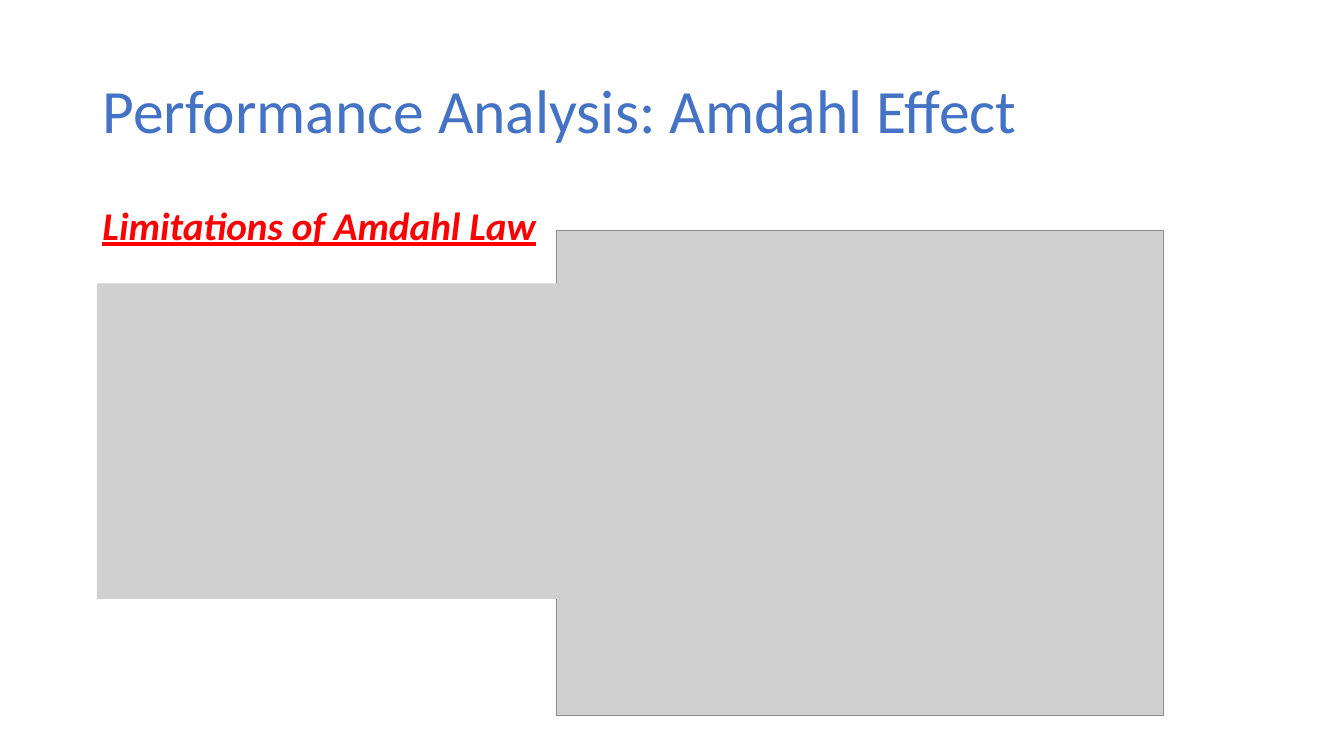
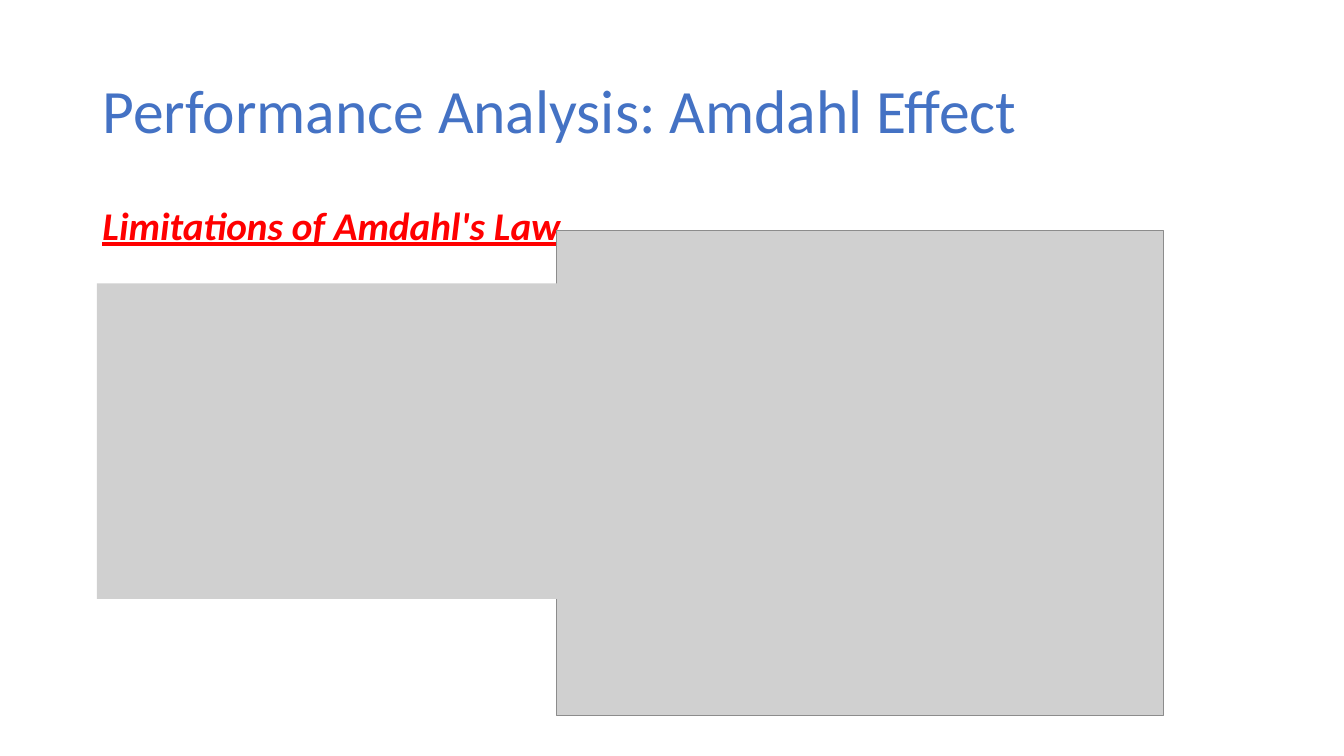
Before and after one commit to ekkapotc/PC, a slide deck: slide 19 of Slides/Lecture 1.pptx. Drawn at 1344x756 pixels with LibreOffice and Linux fonts; fonts in the diff are those of the drawing; grey boxes stand for pictures. Boxes give left, top, right and bottom in pixels: in the first picture for what was removed or moved away, otherwise in the second. Text is boxed around its words. In the diff, an @@ line names an element or a change of style, - is before the commit and + after.

```diff
--- a/Slides/Lecture 1.pptx
+++ b/Slides/Lecture 1.pptx
@@ text at (102,212,560,250): text changed @@
-Limitations of Amdahl Law
+Limitations of Amdahl's Law
```
Also in this commit, not shown: 12 other slides changed, 1 other file.
